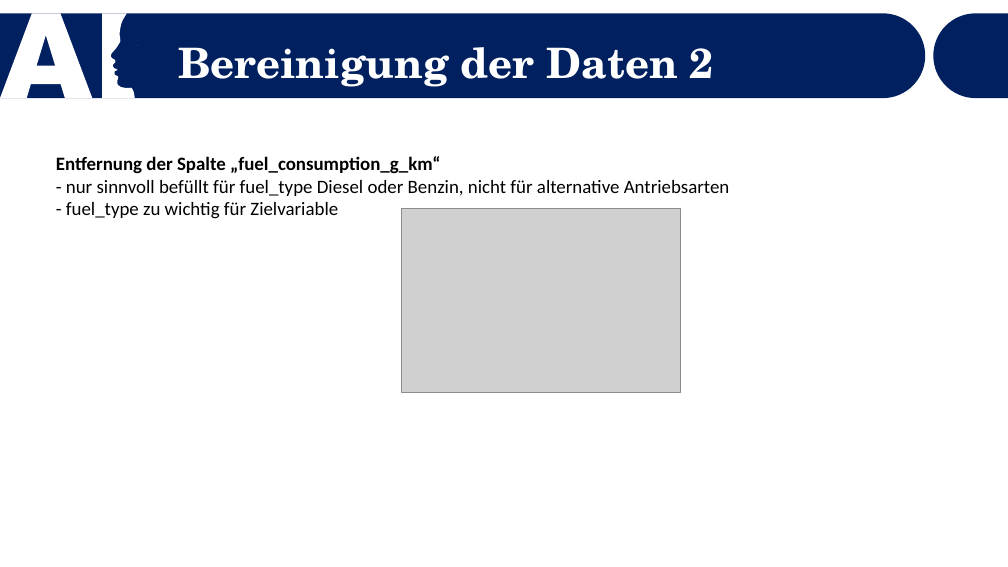
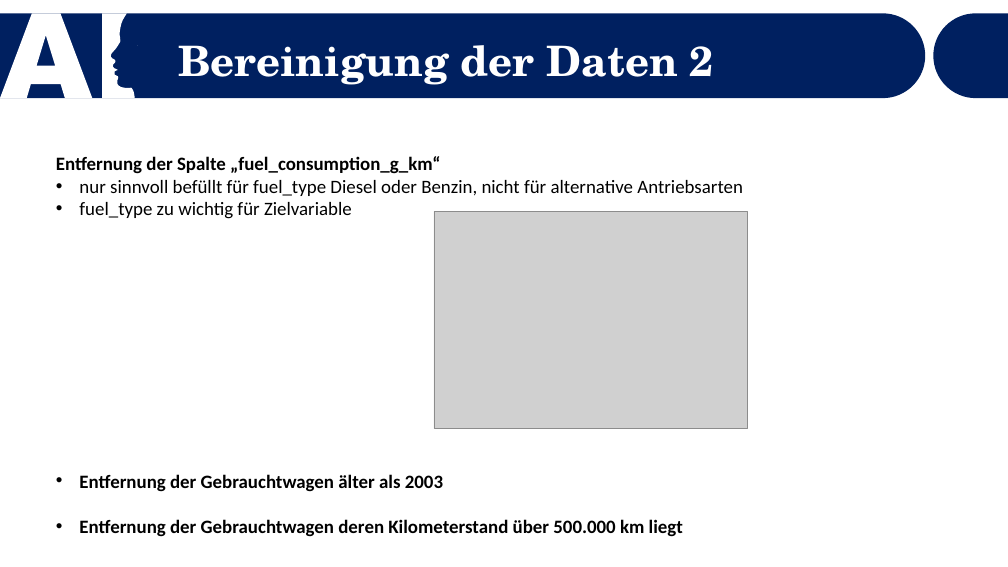
Before and after one commit to Dewin154/Projekt_Machine_Learning, a slide deck: slide 5 of Präsentation_Vorlage.pptx. Drawn at 1008x567 pixels with LibreOffice and Linux fonts; fonts in the diff are those of the drawing; grey boxes stand for pictures. Boxes give left, top, right and bottom in pixels: in the first picture for what was removed or moved away, otherwise in the second. Text is boxed around its words. In the diff, an @@ line names an element or a change of style, - is before the commit and + after.

```diff
--- a/Präsentation_Vorlage.pptx
+++ b/Präsentation_Vorlage.pptx
@@ text "Bereinigung der Daten 2" at [178, 45, 714, 85]: indent changed; line spacing 0.9 to 0.8 @@
@@ text at [79, 180, 743, 537]: text changed @@
-- nur sinnvoll befüllt für fuel_type Diesel oder Benzin, nicht für alternative Antriebsarten
-- fuel_type zu wichtig für Zielvariable
+• nur sinnvoll befüllt für fuel_type Diesel oder Benzin, nicht für alternative Antriebsarten
+• fuel_type zu wichtig für Zielvariable
+• Entfernung der Gebrauchtwagen älter als 2003
+• Entfernung der Gebrauchtwagen deren Kilometerstand über 500.000 km liegt
@@ picture: place and size @@
-picture at [402, 209, 680, 392]
+picture at [434, 212, 748, 429]
```
Also in this commit, not shown: 4 other slides changed, 1 slide added, 2 other files.
